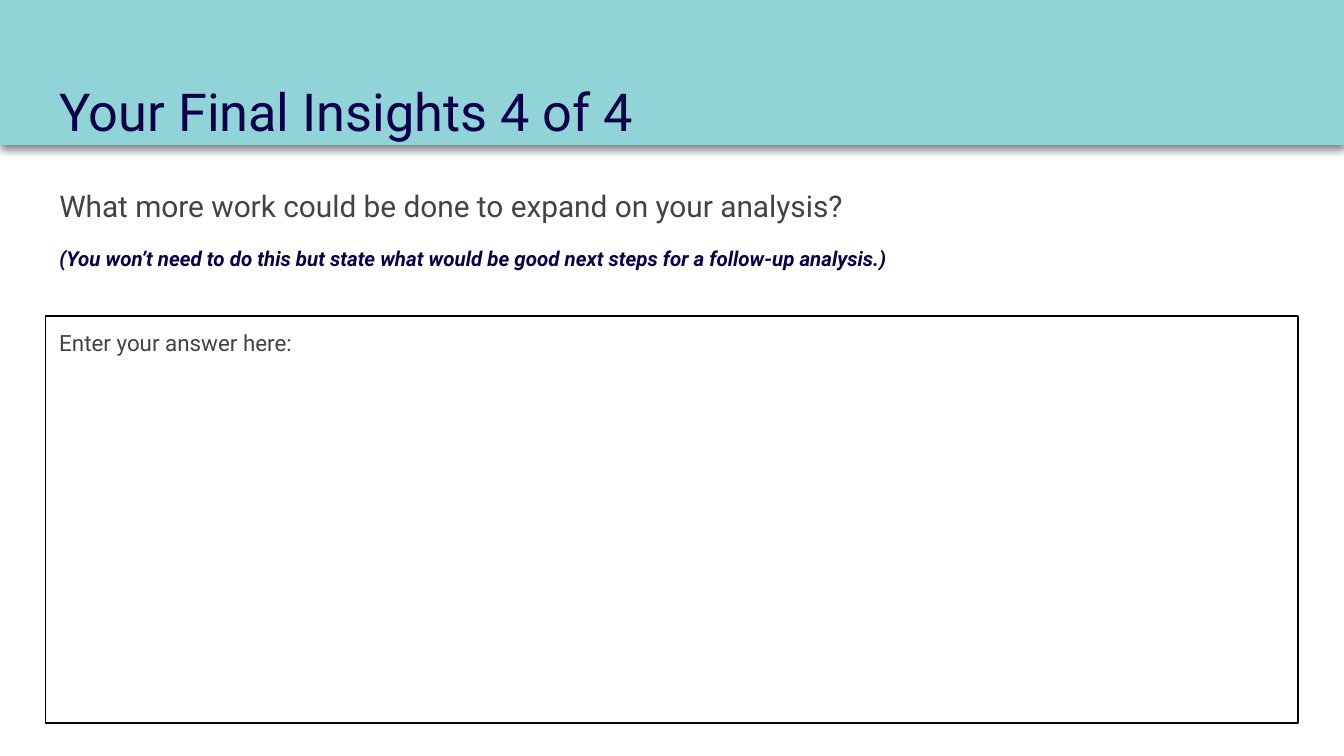
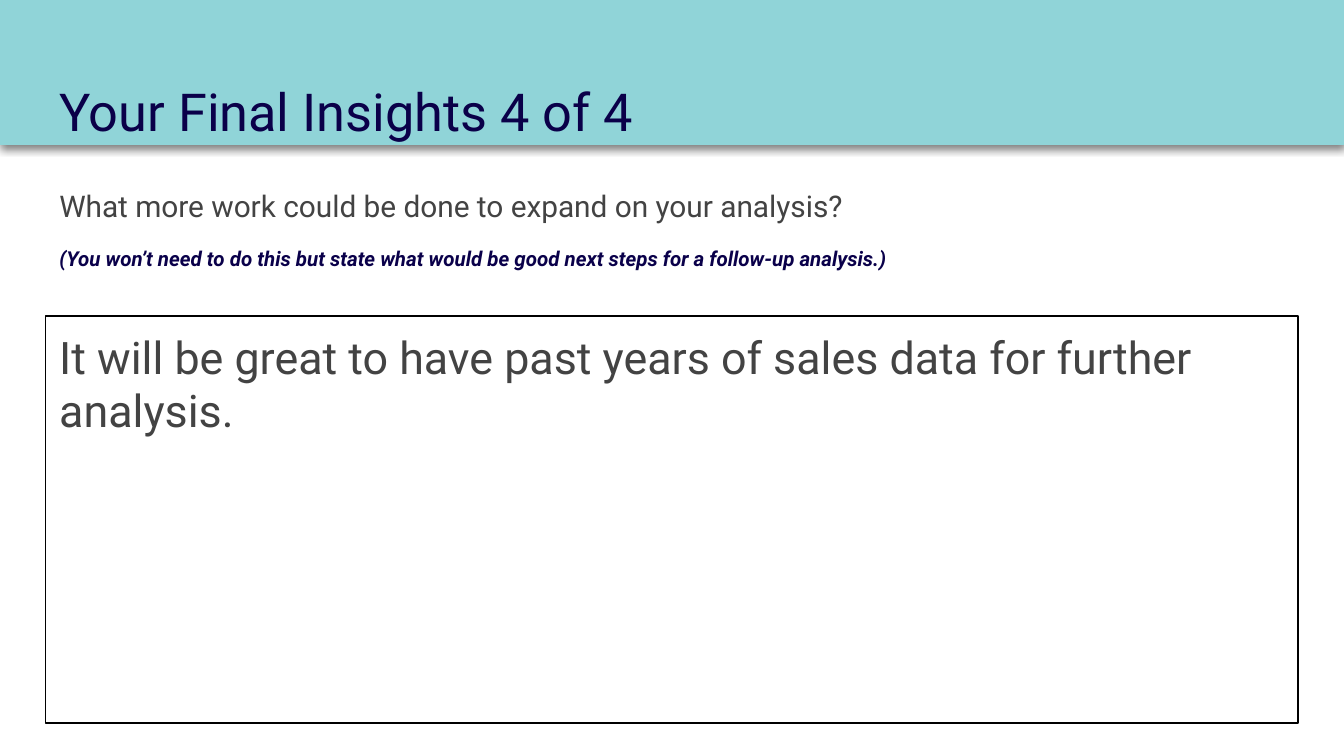
Before and after one commit to dennislamcv1/MetaMarketingAnalytics, a slide deck: slide 19 of Introduction to Data Analytics/Course 2 Capstone Deck.pptx. Drawn at 1344x756 pixels with LibreOffice and Linux fonts; fonts in the diff are those of the drawing. Boxes give left, top, right and bottom in pixels: in the first picture for what was removed or moved away, otherwise in the second. Text is boxed around its words. In the diff, an @@ line names an element or a change of style, - is before the commit and + after.

```diff
--- a/Introduction to Data Analytics/Course 2 Capstone Deck.pptx
+++ b/Introduction to Data Analytics/Course 2 Capstone Deck.pptx
@@ text in rectangle at bbox=[59, 340, 1192, 437]: text changed; size 12 to 24 pt @@
-Enter your answer here:
+It will be great to have past years of sales data for further analysis.
```
Also in this commit, not shown: 10 other slides changed, 2 slides added, 2 slides removed, 7 other files.
